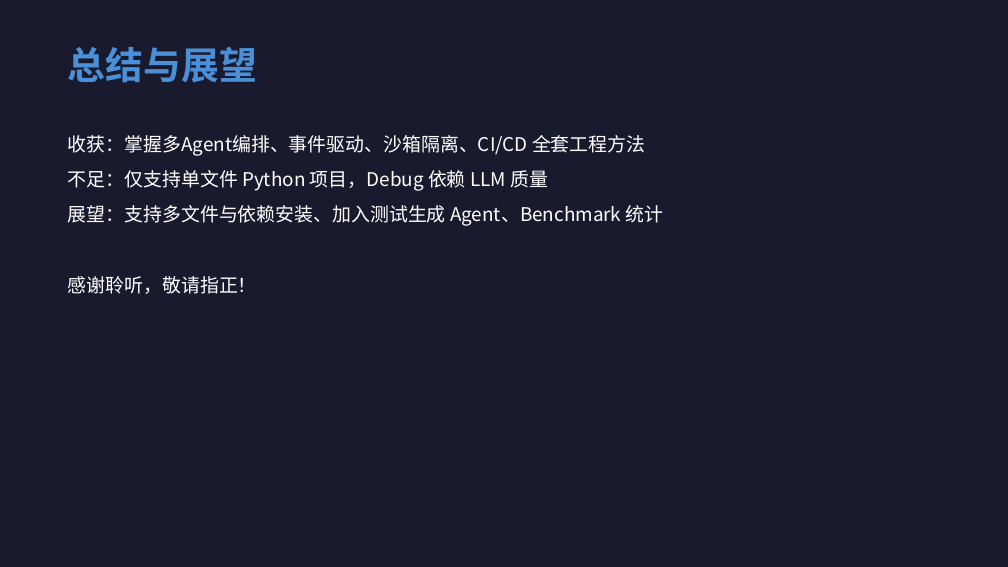
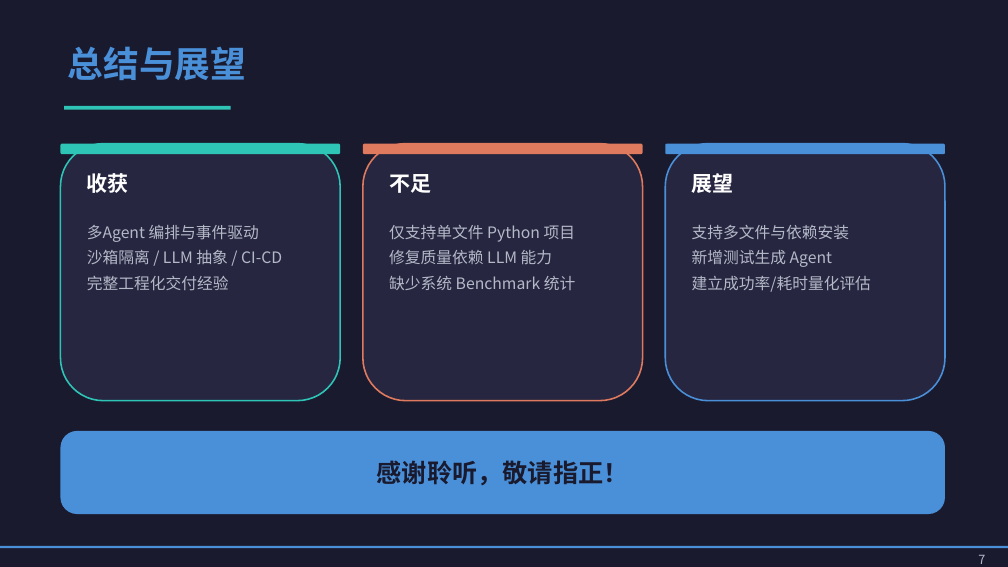
Before and after one commit to dhkgs22/codegen_agent, a slide deck: slide 7 of output/slides/AI_Agent_Project_I_答辩.pptx. Drawn at 1008x567 pixels with LibreOffice and Linux fonts; fonts in the diff are those of the drawing. Boxes give left, top, right and bottom in pixels: in the first picture for what was removed or moved away, otherwise in the second. Text is boxed around its words. In the diff, an @@ line names an element or a change of style, - is before the commit and + after.

```diff
--- a/output/slides/AI_Agent_Project_I_答辩.pptx
+++ b/output/slides/AI_Agent_Project_I_答辩.pptx
@@ text "总结与展望" at bbox=[68, 46, 246, 80]: size 36 to 34 pt; more space between paragraphs @@
@@ rectangle added at bbox=[64, 106, 231, 110], fill #2EC4B6 @@
@@ rounded rectangle added at bbox=[60, 144, 340, 401], fill #262640, outline #2EC4B6 1.5 pt @@
@@ rounded rectangle added at bbox=[60, 144, 340, 154], fill #2EC4B6 @@
@@ text removed at bbox=[68, 135, 664, 294] @@
-收获：掌握多Agent编排、事件驱动、沙箱隔离、CI/CD 全套工程方法
-不足：仅支持单文件 Python 项目，Debug 依赖 LLM 质量
-展望：支持多文件与依赖安装、加入测试生成 Agent、Benchmark 统计
-感谢聆听，敬请指正！
@@ rounded rectangle added at bbox=[363, 144, 643, 401], fill #262640, outline #E07A5F 1.5 pt @@
@@ rounded rectangle added at bbox=[363, 144, 643, 154], fill #E07A5F @@
@@ rounded rectangle added at bbox=[665, 144, 945, 401], fill #262640, outline #4A90D9 1.5 pt @@
@@ rounded rectangle added at bbox=[665, 144, 945, 154], fill #4A90D9 @@
@@ text added at bbox=[87, 173, 129, 193], 20 pt, text #FFFFFF, bold @@
+收获
@@ text added at bbox=[389, 174, 431, 193], 20 pt, text #FFFFFF, bold @@
+不足
@@ text added at bbox=[692, 170, 734, 196], 20 pt, text #FFFFFF, bold @@
+展望
@@ text added at bbox=[87, 225, 282, 290], 15 pt, text #B4B9C8 @@
+多Agent 编排与事件驱动
+沙箱隔离 / LLM 抽象 / CI-CD
+完整工程化交付经验
@@ text added at bbox=[389, 225, 575, 290], 15 pt, text #B4B9C8 @@
+仅支持单文件 Python 项目
+修复质量依赖 LLM 能力
+缺少系统 Benchmark 统计
@@ text added at bbox=[692, 225, 871, 292], 15 pt, text #B4B9C8 @@
+支持多文件与依赖安装
+新增测试生成 Agent
+建立成功率/耗时量化评估
@@ rounded rectangle added at bbox=[60, 431, 945, 514], fill #4A90D9 @@
@@ text added at bbox=[377, 460, 629, 485], 24 pt, text #1A1A2E, bold @@
+感谢聆听，敬请指正！
@@ rectangle added at bbox=[0, 546, 1008, 548], fill #4A90D9 @@
@@ text added at bbox=[978, 555, 985, 564], 12 pt, text #B4B9C8 @@
+7
```
Also in this commit, not shown: 6 other slides changed, 1 other file.
